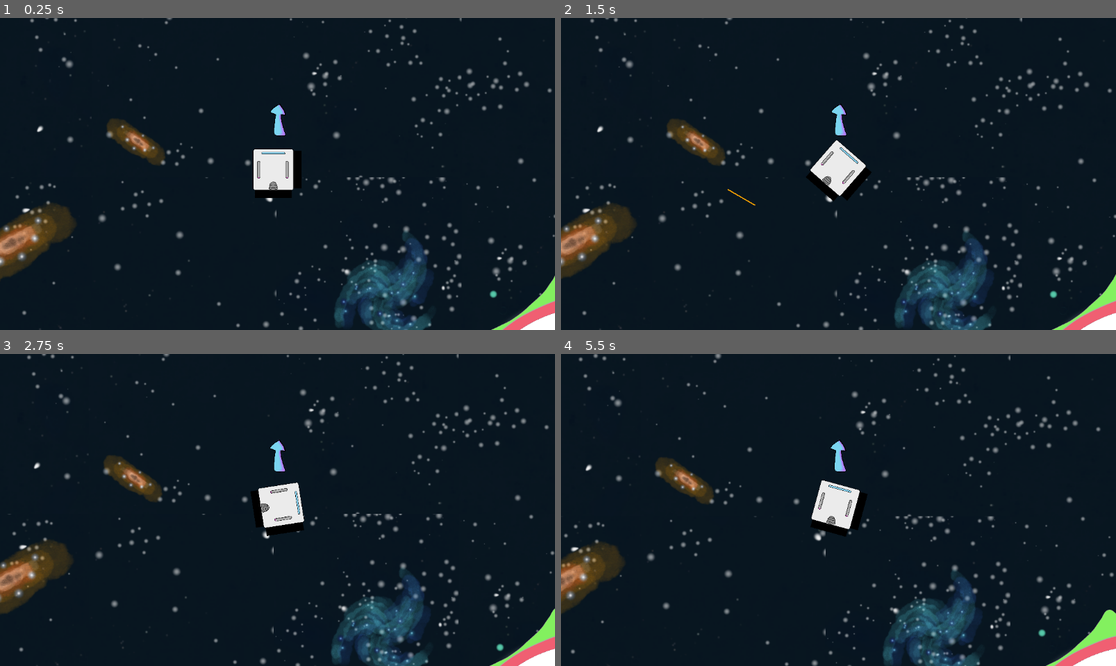
Above: before the commit, frames 1-4 (two rows, left to right).
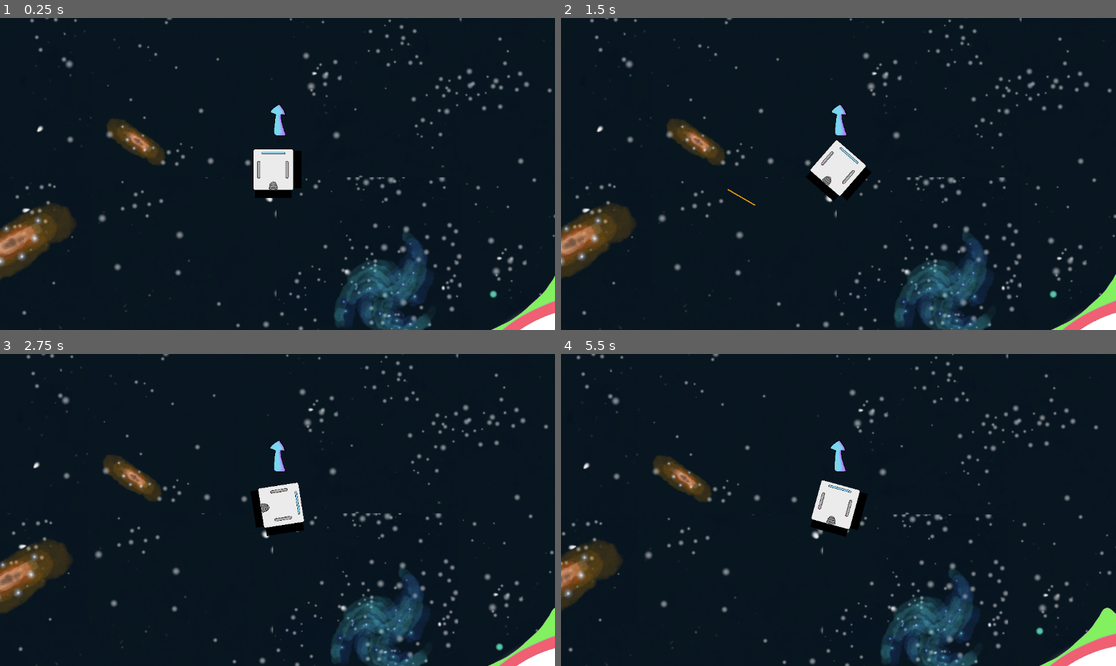
Above: after the commit, the same moments.

Repository: Dolphus2/NordicGameJam2026
Game: Godot game, scene res://scenes/game.tscn
Two runs of this game, one before a commit and one after it. Both use one fixed random seed, a clock stepped at 60 frames per second and the inputs below.
Inputs (mouse positions are in pixels of both pictures, inside the frame that each line leads up to):
- Up to frame 1 (0.25 s): no input
- Up to frame 2 (1.5 s): move the mouse to (960, 158) at 0.52 s; hold E (roll_right) 0.53-1.25 s; click (960, 158) at 0.67 s; drag from (727, 189) to (810, 236) at 1.27 s
- Up to frame 3 (2.75 s): move the mouse to (333, 441) at 2.02 s; hold E (roll_right) from 2.03 s (still down)
- Up to frame 4 (5.5 s): release E (roll_right) at 2.75 s; drag from (810, 572) to (672, 463) at 2.77 s; move the mouse to (1005, 556) at 3.52 s; hold Q (roll_left) 3.53-4.25 s; drag from (672, 463) to (755, 432) at 4.27 s; move the mouse to (866, 510) at 5.02 s; hold Q (roll_left) from 5.03 s (still down); click (866, 510) at 5.17 s

The runs differ from the first frame. In frame 2, less than 0.1% of the frame differs, in the area x 4-100%, y 0-100%; in frame 3, 1.6%; in frame 4, 5.4%, in the area x 0-100%, y 0-100%.

Commit message:
fixed collision radii, also fixed 'too small death'

Diff:
--- a/scenes/asteroids.tscn
+++ b/scenes/asteroids.tscn
@@ -27,8 +27,8 @@
 }]
 
 [sub_resource type="CapsuleShape2D" id="CapsuleShape2D_46dfx"]
-radius = 103.04567
-height = 326.54324
+radius = 87.55834
+height = 309.59213
 
 [node name="Asteroids" unique_id=543335508 instance=ExtResource("1_46dfx")]
 
@@ -45,6 +45,6 @@
 texture = ExtResource("2_72i4m")
 
 [node name="CollisionShape2D" parent="Killzone" parent_id_path=PackedInt32Array(124910515) index="1" unique_id=495435883]
-position = Vector2(3.9999995, 5)
+position = Vector2(-1.0000005, -5)
 rotation = -0.8796356
 shape = SubResource("CapsuleShape2D_46dfx")
--- a/scenes/black_hole.tscn
+++ b/scenes/black_hole.tscn
@@ -26,7 +26,7 @@
 }]
 
 [sub_resource type="CircleShape2D" id="CircleShape2D_ic33f"]
-radius = 395.00125
+radius = 309.00647
 
 [node name="BlackHole" unique_id=543335508 instance=ExtResource("1_ic33f")]
 
@@ -43,6 +43,5 @@
 texture = ExtResource("1_fhwcw")
 
 [node name="CollisionShape2D" parent="Killzone" parent_id_path=PackedInt32Array(124910515) index="1" unique_id=495435883]
-visible = false
 position = Vector2(-2, -1)
 shape = SubResource("CircleShape2D_ic33f")
--- a/scenes/planet.tscn
+++ b/scenes/planet.tscn
@@ -41,5 +41,6 @@
 scale = Vector2(0.51521736, 0.51186836)
 
 [node name="CollisionShape2D" parent="Killzone" parent_id_path=PackedInt32Array(124910515) index="1" unique_id=495435883]
-position = Vector2(-2, 0)
+position = Vector2(0, 2)
+scale = Vector2(0.95, 0.95)
 shape = SubResource("CircleShape2D_cktii")
--- a/scenes/white_hole.tscn
+++ b/scenes/white_hole.tscn
@@ -42,4 +42,6 @@
 visible = false
 
 [node name="CollisionShape2D" parent="Killzone" parent_id_path=PackedInt32Array(124910515) index="1" unique_id=495435883]
+position = Vector2(-10, -11)
+scale = Vector2(0.9, 0.9)
 shape = SubResource("CircleShape2D_1nafi")
--- a/scripts/player.gd
+++ b/scripts/player.gd
@@ -210,7 +210,8 @@
 
 func _on_nothing_left_animation_finished() -> void:
 	# You died. Reload
-	get_tree().reload_current_scene()
+	die()
+	# get_tree().reload_current_scene()
 
 #### GRAVITY STUFF START ####
 func get_radius_center(name) -> Array:
Not shown: 1 places in scenes/player.tscn that only renumber resources
